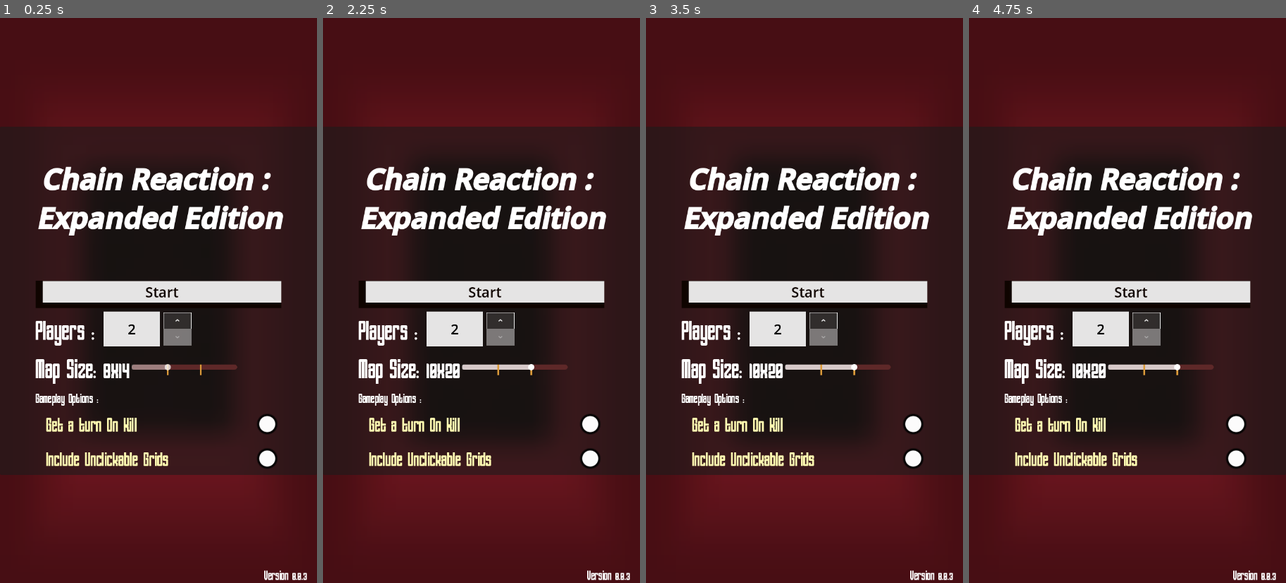
Above: before the commit, frames 1-4 (left to right).
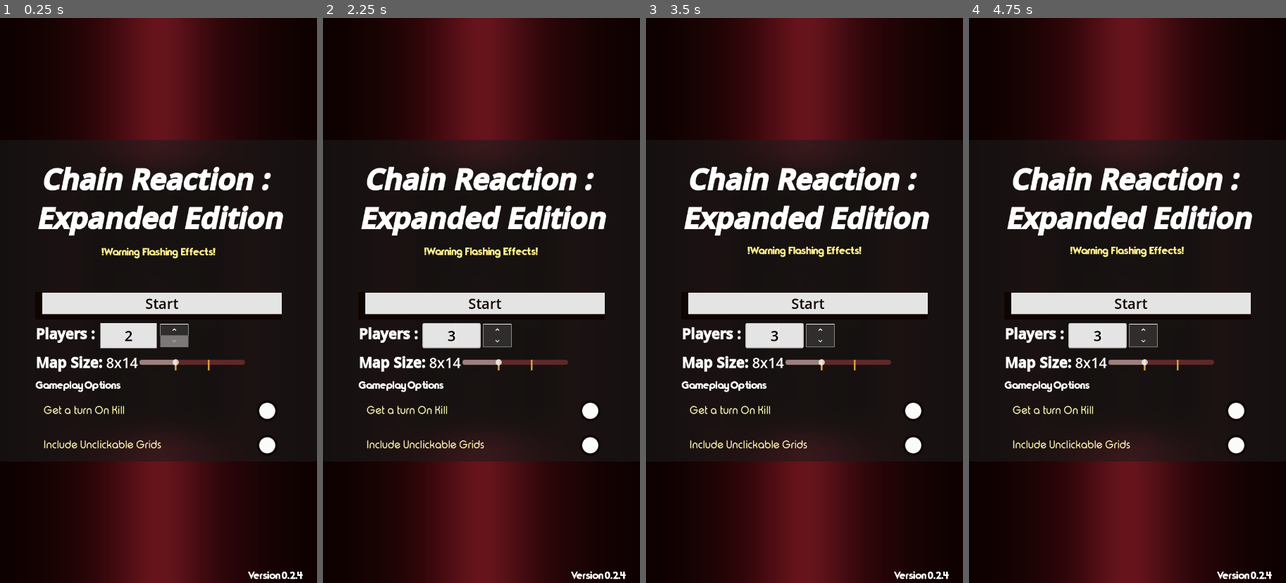
Above: after the commit, the same moments.

Repository: Meansofa/GodotPresets
Game: Godot game, scene res://main.tscn
Same seed, same stepped clock (60 frames per second), same inputs: the game is played once before the commit and once after it. The engine's default icon, where the game draws it, is replaced by a stand-in: a white triangle on a blue panel in a dark square. Sound files missing from this copy of the repository are replaced by a short silence.
Inputs (mouse positions are in pixels of both pictures, inside the frame that each line leads up to):
- Up to frame 1 (0.25 s): no input
- Up to frame 2 (2.25 s): click (510, 328) at 0.5 s; click (510, 345) at 1.27 s; click (510, 368) at 2.02 s
- Up to frame 3 (3.5 s): click (741, 164) at 2.77 s
- Up to frame 4 (4.75 s): click (1190, 164) at 3.52 s; click (1076, 164) at 4.27 s

The runs differ from the first frame. In frame 1, 48% of the frame differs, in the area x 0-100%, y 0-100%; in frame 2, 50%; in frame 3, 50%; in frame 4, 50%.

Commit message:
Fixed flashing effects, added warning, fixed button to be on safe zone

Diff:
--- /dev/null
+++ b/Assets/RichTextEffects/colormod.gd
@@ -0,0 +1,19 @@
+@tool
+extends RichTextEffect
+class_name colormod
+
+
+# Syntax: [colormod pow][/colormod]
+var bbcode = "colormod"
+
+
+func _process_custom_fx(char_fx):
+	var t = smoothstep(0.3, 0.6, sin(char_fx.elapsed_time * 4.0) * .5 + .5)
+	char_fx.color = lerp(char_fx.color, Color(121/255.0, 87/255.0, 87/255.0, 1), t)
+
+#	char_fx.color.a -= RandUtil.noise(char_fx.elapsed_time * 8.0) * .5# sin(char_fx.elapsed_time * 16.0) * .5 + .5
+#	var hsv = ColorUtil.color_to_hsv(char_fx.color)
+#	hsv[0] += sin(char_fx.elapsed_time * 4.0) * .1
+#	hsv[2] = sin(char_fx.elapsed_time * 8.0)
+#	char_fx.color = char_fx.color.from_hsv(hsv[0], hsv[1], hsv[2], char_fx.color.a)
+	return true
--- /dev/null
+++ b/Assets/RichTextEffects/heart.gd
@@ -0,0 +1,26 @@
+@tool
+extends RichTextEffect
+class_name heart
+
+# Syntax: [heart scale=1.0 freq=8.0][/heart]
+var bbcode = "heart" #how it's going to be instantiated
+
+const HEART = "♡"
+const TO_CHANGE = ["o", "O", "a", "A"]
+
+func _process_custom_fx(char_fx):
+	var scale:float = char_fx.env.get("scale", 10.0) #wave
+	var freq:float = char_fx.env.get("freq", 2.0) #speed
+	var jump_height:float = 4.0
+
+	var x =  char_fx.relative_index / scale - char_fx.elapsed_time * freq
+	var t = abs(cos(x)) * max(0.0, smoothstep(0.712, 0.99, sin(x))) * 2.5; #alpha
+	char_fx.color = lerp(char_fx.color, lerp(Color(219/255.0, 181/255.0, 181/255.0, 1), Color(2559/255.0, 181/255.0, 255/255.0, 1), t), t) # color mode
+	char_fx.offset.y -= t * jump_height # jumping
+
+	#var c = char_fx
+	#if char_fx.offset.y < -1.0:
+		#if char_fx in TO_CHANGE:
+			#char_fx = HEART
+
+	return true
--- /dev/null
+++ b/Assets/RichTextEffects/jump.gd
@@ -0,0 +1,23 @@
+@tool
+extends RichTextEffect
+class_name jump
+
+# Syntax: [jump angle=3.141][/jump]
+var bbcode = "jump"
+
+const SPLITTERS = [" ", ".", ","]
+
+var _w_char = 0
+var _last = 999
+
+
+func _process_custom_fx(char_fx):
+	if char_fx.relative_index < _last or char_fx in SPLITTERS:
+		_w_char = char_fx.relative_index
+
+	_last = char_fx.relative_index
+	var t = abs(sin(char_fx.elapsed_time * 8.0 + _w_char * PI * .025)) * 4.0
+	var angle = deg_to_rad(char_fx.env.get("angle", 0))
+	char_fx.offset.x += sin(angle) * t
+	char_fx.offset.y += cos(angle) * t
+	return true
--- /dev/null
+++ b/Assets/RichTextEffects/nervous.gd
@@ -0,0 +1,28 @@
+@tool
+extends RichTextEffect
+class_name nervous
+
+# Syntax: [nervous scale=1.0 freq=8.0][/nervous]
+var bbcode = "nervous"
+
+const SPLITTERS = [" ", ".", ",", "-"]
+
+var _word = 0.0
+
+
+func _process_custom_fx(char_fx):
+	if char_fx.relative_index == 0:
+		_word = 0
+
+	var scale:float = char_fx.env.get("scale", 1.0)
+	var freq:float = char_fx.env.get("freq", 8.0)
+
+	if char_fx in SPLITTERS:
+		_word += 1
+
+	var s = fmod((_word + char_fx.elapsed_time) * PI * 1.25, PI * 2.0)
+	var p = sin(char_fx.elapsed_time * freq)
+	char_fx.offset.x += sin(s) * p * scale
+	char_fx.offset.y += cos(s) * p * scale
+
+	return true
--- a/Themes/MainMenu.tres
+++ b/Themes/MainMenu.tres
@@ -1,6 +1,7 @@
-[gd_resource type="Theme" load_steps=19 format=3 uid="uid://ccjkt4x566cc"]
+[gd_resource type="Theme" load_steps=20 format=3 uid="uid://ccjkt4x566cc"]
 
-[ext_resource type="FontFile" uid="uid://bqmr8sd7u3rea" path="res://Themes/ATOMIC__.TTF" id="1_ts4dj"]
+[ext_resource type="FontFile" uid="uid://c4ni8qcqp7wdp" path="res://Themes/Typo_Round_Regular_Demo.otf" id="1_i5fhn"]
+[ext_resource type="FontFile" uid="uid://dsdh6777l0q8e" path="res://Themes/TypoGraphica_demo.otf" id="2_fm7i0"]
 
 [sub_resource type="StyleBoxFlat" id="StyleBoxFlat_4c57u"]
 bg_color = Color(0.898039, 0.894118, 0.894118, 1)
@@ -17,13 +18,15 @@
 border_width_top = 1
 border_width_bottom = 12
 border_color = Color(0.0588235, 0.0156863, 0, 1)
+expand_margin_left = 1.0
 expand_margin_top = 2.0
+expand_margin_right = 1.0
 expand_margin_bottom = 2.0
 
 [sub_resource type="Gradient" id="Gradient_i5fhn"]
 interpolation_mode = 2
 offsets = PackedFloat32Array(0.31875, 0.575, 0.71875, 0.85, 0.89375, 1)
-colors = PackedColorArray(0.24, 0.8, 0.417333, 1, 0.078, 0.26, 0.135633, 1, 1, 1, 1, 1, 0, 0, 0, 0.92549, 0, 0, 0, 0.847059, 0, 0, 0, 0)
+colors = PackedColorArray(0.24, 0.8, 0.417333, 1, 0.078, 0.26, 0.135633, 1, 1, 1, 1, 1, 0.0588235, 0.0156863, 0, 1, 0.0588235, 0.0156863, 0, 1, 0, 0, 0, 0)
 
 [sub_resource type="GradientTexture2D" id="GradientTexture2D_fm7i0"]
 gradient = SubResource("Gradient_i5fhn")
@@ -33,7 +36,7 @@
 
 [sub_resource type="Gradient" id="Gradient_0v71m"]
 offsets = PackedFloat32Array(0.54375, 0.7125, 0.78125, 0.89375, 1)
-colors = PackedColorArray(1, 1, 1, 0.987891, 1, 1, 1, 1, 0, 0, 0, 0.92549, 0, 0, 0, 0.847059, 0, 0, 0, 0)
+colors = PackedColorArray(1, 1, 1, 0.987891, 1, 1, 1, 1, 0.0588235, 0.0156863, 0, 1, 0.0588235, 0.0156863, 0, 1, 0, 0, 0, 0)
 
 [sub_resource type="GradientTexture2D" id="GradientTexture2D_m06r6"]
 gradient = SubResource("Gradient_0v71m")
@@ -114,8 +117,8 @@
 CheckButton/colors/font_color = Color(1, 0.985, 0.7, 1)
 CheckButton/colors/font_pressed_color = Color(0.52, 1, 0.576, 1)
 CheckButton/constants/align_to_largest_stylebox = 1
-CheckButton/font_sizes/font_size = 48
-CheckButton/fonts/font = ExtResource("1_ts4dj")
+CheckButton/font_sizes/font_size = 24
+CheckButton/fonts/font = ExtResource("1_i5fhn")
 CheckButton/icons/checked = SubResource("GradientTexture2D_fm7i0")
 CheckButton/icons/unchecked = SubResource("GradientTexture2D_m06r6")
 CheckButton/styles/focus = SubResource("StyleBoxFlat_fm7i0")
@@ -127,12 +130,12 @@
 LineEdit/font_sizes/font_size = 32
 LineEdit/styles/normal = SubResource("StyleBoxFlat_h0eky")
 PanelContainer/styles/panel = null
+RichTextLabel/font_sizes/bold_font_size = 32
 RichTextLabel/font_sizes/bold_italics_font_size = 64
-RichTextLabel/font_sizes/italics_font_size = 32
-RichTextLabel/font_sizes/normal_font_size = 64
+RichTextLabel/font_sizes/italics_font_size = 24
+RichTextLabel/font_sizes/normal_font_size = 32
 RichTextLabel/fonts/bold_italics_font = null
-RichTextLabel/fonts/italics_font = ExtResource("1_ts4dj")
-RichTextLabel/fonts/normal_font = ExtResource("1_ts4dj")
+RichTextLabel/fonts/italics_font = ExtResource("2_fm7i0")
 SpinBox/colors/down_hover_icon_modulate = Color(0.95, 0, 0, 1)
 SpinBox/colors/down_pressed_icon_modulate = Color(0.95, 0, 0, 1)
 SpinBox/colors/up_hover_icon_modulate = Color(0.94902, 0.0862745, 0.0862745, 1)
--- a/main.tscn
+++ b/main.tscn
@@ -6,9 +6,12 @@
 [ext_resource type="Script" uid="uid://bxahqirdiwl02" path="res://Scripts/Map.gd" id="4_0b7oy"]
 [ext_resource type="Theme" uid="uid://ccjkt4x566cc" path="res://Themes/MainMenu.tres" id="5_vutah"]
 [ext_resource type="PackedScene" uid="uid://cs86oyinomu1d" path="res://Scenes/player_1.tscn" id="6_5gkat"]
+[ext_resource type="Script" uid="uid://cprv6mt8nbod" path="res://Assets/RichTextEffects/colormod.gd" id="9_4c57u"]
 [ext_resource type="AudioStream" uid="uid://cntads1w7sujf" path="res://Assets/SFX/button_click.wav" id="10_4c57u"]
+[ext_resource type="Script" uid="uid://yry8dl416l7v" path="res://Assets/RichTextEffects/jump.gd" id="10_dg77c"]
 [ext_resource type="Material" uid="uid://ce0u4cwfdklkn" path="res://Themes/BackgroundBlur.tres" id="10_tt22l"]
 [ext_resource type="Texture2D" uid="uid://63i4gcnvsn7h" path="res://icon.svg" id="11_gi1ht"]
+[ext_resource type="Script" uid="uid://dbqffhoplkjf1" path="res://Assets/RichTextEffects/nervous.gd" id="11_ycdy4"]
 
 [sub_resource type="TileSetScenesCollectionSource" id="TileSetScenesCollectionSource_qb3a6"]
 resource_name = "Spawner"
@@ -173,6 +176,18 @@
 	GameState.emit_signal(\"restart\")
 "
 
+[sub_resource type="RichTextEffect" id="RichTextEffect_efxa6"]
+script = ExtResource("9_4c57u")
+metadata/_custom_type_script = "uid://cprv6mt8nbod"
+
+[sub_resource type="RichTextEffect" id="RichTextEffect_w48qg"]
+script = ExtResource("10_dg77c")
+metadata/_custom_type_script = "uid://yry8dl416l7v"
+
+[sub_resource type="RichTextEffect" id="RichTextEffect_vivmo"]
+script = ExtResource("11_ycdy4")
+metadata/_custom_type_script = "uid://dbqffhoplkjf1"
+
 [sub_resource type="GDScript" id="GDScript_qpbas"]
 resource_name = "StartButton"
 script/source = "extends Button
@@ -217,7 +232,7 @@
 	%SpawnersLayer.connect(\"map_size_changed\", _change_text)
 
 func _change_text(columns : int, rows : int):
-	text = \"Map Size: \" + str(columns) + \"x\" + str(rows)
+	text = \"[b]Map Size: [/b]\" + str(columns) + \"x\" + str(rows)
 "
 
 [sub_resource type="GDScript" id="GDScript_6iiwh"]
@@ -384,12 +399,12 @@
 shader = SubResource("Shader_v2yx8")
 shader_parameter/Shift_Hue = 0.0
 
-[sub_resource type="Gradient" id="Gradient_0ivtn"]
-offsets = PackedFloat32Array(0, 0.473684, 0.901316)
-colors = PackedColorArray(0.8, 0.16, 0.224, 1, 0.636364, 0.127273, 0.178182, 1, 0.4, 0.08, 0.112, 1)
-
-[sub_resource type="GradientTexture2D" id="GradientTexture2D_l8sjq"]
-gradient = SubResource("Gradient_0ivtn")
+[sub_resource type="Gradient" id="Gradient_4c57u"]
+offsets = PackedFloat32Array(0, 0.381579, 0.769737, 1)
+colors = PackedColorArray(0.8, 0.16, 0.224, 1, 0.636364, 0.127273, 0.178182, 1, 0.216058, 0.0267665, 0.0444539, 1, 0.13, 0.0156, 0.0175066, 1)
+
+[sub_resource type="GradientTexture2D" id="GradientTexture2D_efxa6"]
+gradient = SubResource("Gradient_4c57u")
 fill = 2
 fill_from = Vector2(0.5, 0.526316)
 fill_to = Vector2(1, 0.5)
@@ -428,6 +443,17 @@
 	material = null
 "
 
+[sub_resource type="Gradient" id="Gradient_kek77"]
+offsets = PackedFloat32Array(0, 0.15, 0.3, 0.5, 0.7, 0.85, 1)
+colors = PackedColorArray(0.0705882, 0.00784314, 0.00784314, 1, 0.129412, 0.0156863, 0.0156863, 1, 0.25098, 0.0313726, 0.0509804, 1, 0.636364, 0.127273, 0.178182, 1, 0.25, 0.03, 0.052, 1, 0.13, 0.0156, 0.0175066, 1, 0.07, 0.0084, 0.00942665, 1)
+
+[sub_resource type="GradientTexture2D" id="GradientTexture2D_4c57u"]
+gradient = SubResource("Gradient_kek77")
+fill_from = Vector2(0, 0.5)
+fill_to = Vector2(1, 0.5)
+metadata/_snap_enabled = true
+metadata/_snap_count = 38
+
 [sub_resource type="GDScript" id="GDScript_efxa6"]
 resource_name = "Group  SFX Button"
 script/source = "extends AudioStreamPlayer
@@ -540,14 +566,16 @@
 anchor_top = 1.0
 anchor_right = 1.0
 anchor_bottom = 1.0
-offset_left = -143.0
-offset_top = -23.0
+offset_left = -188.0
+offset_top = -34.0
 grow_horizontal = 0
 grow_vertical = 0
 bbcode_enabled = true
-text = "[center][i]Version 0.0.3"
+text = "[center][i]Version 0.2.4
+"
 fit_content = true
 autowrap_mode = 0
+vertical_alignment = 2
 
 [node name="MuteButton" type="Button" parent="UI Canvas/Main_Control/UI" node_paths=PackedStringArray("mute_icon") groups=["Buttons"]]
 layout_mode = 1
@@ -611,11 +639,22 @@
 text = "
 [center][b][i]Chain Reaction :
 Expanded Edition
-
 "
 fit_content = true
 autowrap_mode = 0
 
+[node name="Warning" type="RichTextLabel" parent="UI Canvas/Main_Control/MainMenu/PanelContainer/CenterContainer/Components"]
+clip_contents = false
+layout_mode = 2
+bbcode_enabled = true
+text = "[center][nervous][jump][i][color=#FFEE8C]!Warning  Flashing  Effects!
+
+
+"
+fit_content = true
+autowrap_mode = 0
+custom_effects = [SubResource("RichTextEffect_efxa6"), SubResource("RichTextEffect_w48qg"), SubResource("RichTextEffect_vivmo")]
+
 [node name="Start" type="Button" parent="UI Canvas/Main_Control/MainMenu/PanelContainer/CenterContainer/Components" groups=["Buttons"]]
 layout_mode = 2
 mouse_default_cursor_shape = 2
@@ -629,7 +668,7 @@
 [node name="RichTextLabel" type="RichTextLabel" parent="UI Canvas/Main_Control/MainMenu/PanelContainer/CenterContainer/Components/Player_Count"]
 layout_mode = 2
 bbcode_enabled = true
-text = "Players : "
+text = "[b]Players : "
 fit_content = true
 autowrap_mode = 0
 
@@ -649,7 +688,7 @@
 size_flags_horizontal = 4
 size_flags_vertical = 4
 bbcode_enabled = true
-text = "Map Size :"
+text = "[b]Map Size :"
 fit_content = true
 autowrap_mode = 0
 script = SubResource("GDScript_f85ls")
@@ -729,6 +768,7 @@
 offset_bottom = 40.0
 grow_horizontal = 2
 grow_vertical = 2
+theme = ExtResource("5_vutah")
 script = SubResource("GDScript_jgltk")
 
 [node name="VBoxContainer" type="VBoxContainer" parent="UI Canvas/Main_Control/WinnerPanel"]
@@ -741,7 +781,6 @@
 layout_mode = 2
 size_flags_horizontal = 4
 size_flags_vertical = 4
-theme_override_font_sizes/bold_italics_font_size = 32
 bbcode_enabled = true
 text = "[center][b][i]Winner!"
 fit_content = true
@@ -753,7 +792,7 @@
 size_flags_horizontal = 4
 size_flags_vertical = 4
 mouse_default_cursor_shape = 2
-text = "Restart?"
+text = " Restart? "
 script = SubResource("GDScript_s8lf3")
 
 [node name="In_Game_UI" type="Control" parent="UI Canvas"]
@@ -772,7 +811,7 @@
 layout_mode = 1
 anchors_preset = 10
 anchor_right = 1.0
-offset_bottom = 36.0
+offset_bottom = 86.0
 grow_horizontal = 2
 theme = ExtResource("5_vutah")
 
@@ -792,6 +831,7 @@
 
 [node name="AspectRatioContainer" type="AspectRatioContainer" parent="UI Canvas/In_Game_UI/North"]
 layout_mode = 2
+size_flags_vertical = 8
 alignment_horizontal = 0
 
 [node name="RestartButton" type="Button" parent="UI Canvas/In_Game_UI/North/AspectRatioContainer" groups=["Buttons"]]
@@ -829,16 +869,28 @@
 script = SubResource("GDScript_4c57u")
 
 [node name="Background" type="CanvasLayer" parent="."]
-layer = -1
+layer = -100
 
 [node name="BackgroundColor" type="TextureRect" parent="Background"]
+visible = false
 material = SubResource("ShaderMaterial_anmme")
 anchors_preset = 15
 anchor_right = 1.0
 anchor_bottom = 1.0
 grow_horizontal = 2
 grow_vertical = 2
-texture = SubResource("GradientTexture2D_l8sjq")
+texture = SubResource("GradientTexture2D_efxa6")
+script = SubResource("GDScript_v1lwo")
+metadata/_edit_lock_ = true
+
+[node name="BackgroundColor2" type="TextureRect" parent="Background"]
+material = SubResource("ShaderMaterial_anmme")
+anchors_preset = 15
+anchor_right = 1.0
+anchor_bottom = 1.0
+grow_horizontal = 2
+grow_vertical = 2
+texture = SubResource("GradientTexture2D_4c57u")
 script = SubResource("GDScript_v1lwo")
 metadata/_edit_lock_ = true
 
@@ -849,17 +901,6 @@
 script = SubResource("GDScript_efxa6")
 
 [connection signal="pressed" from="SpawnersLayer/Cell_spawner" to="SpawnersLayer/Cell_spawner" method="_on_pressed"]
-[connection signal="pressed" from="SpawnersLayer/@Button@21836" to="SpawnersLayer/@Button@21836" method="_on_pressed"]
-[connection signal="pressed" from="SpawnersLayer/@Button@21837" to="SpawnersLayer/@Button@21837" method="_on_pressed"]
-[connection signal="pressed" from="SpawnersLayer/@Button@21838" to="SpawnersLayer/@Button@21838" method="_on_pressed"]
-[connection signal="pressed" from="SpawnersLayer/@Button@21839" to="SpawnersLayer/@Button@21839" method="_on_pressed"]
-[connection signal="pressed" from="SpawnersLayer/@Button@21840" to="SpawnersLayer/@Button@21840" method="_on_pressed"]
-[connection signal="pressed" from="SpawnersLayer/@Button@21841" to="SpawnersLayer/@Button@21841" method="_on_pressed"]
-[connection signal="pressed" from="SpawnersLayer/@Button@21842" to="SpawnersLayer/@Button@21842" method="_on_pressed"]
-[connection signal="pressed" from="SpawnersLayer/@Button@21843" to="SpawnersLayer/@Button@21843" method="_on_pressed"]
-[connection signal="pressed" from="SpawnersLayer/@Button@21844" to="SpawnersLayer/@Button@21844" method="_on_pressed"]
-[connection signal="pressed" from="SpawnersLayer/@Button@21845" to="SpawnersLayer/@Button@21845" method="_on_pressed"]
-[connection signal="pressed" from="SpawnersLayer/@Button@21846" to="SpawnersLayer/@Button@21846" method="_on_pressed"]
 [connection signal="pressed" from="SpawnersLayer/@Button@21847" to="SpawnersLayer/@Button@21847" method="_on_pressed"]
 [connection signal="pressed" from="SpawnersLayer/@Button@21848" to="SpawnersLayer/@Button@21848" method="_on_pressed"]
 [connection signal="pressed" from="SpawnersLayer/@Button@21849" to="SpawnersLayer/@Button@21849" method="_on_pressed"]
@@ -898,6 +939,17 @@
 [connection signal="pressed" from="SpawnersLayer/@Button@21882" to="SpawnersLayer/@Button@21882" method="_on_pressed"]
 [connection signal="pressed" from="SpawnersLayer/@Button@21883" to="SpawnersLayer/@Button@21883" method="_on_pressed"]
 [connection signal="pressed" from="SpawnersLayer/@Button@21884" to="SpawnersLayer/@Button@21884" method="_on_pressed"]
+[connection signal="pressed" from="SpawnersLayer/@Button@21885" to="SpawnersLayer/@Button@21885" method="_on_pressed"]
+[connection signal="pressed" from="SpawnersLayer/@Button@21886" to="SpawnersLayer/@Button@21886" method="_on_pressed"]
+[connection signal="pressed" from="SpawnersLayer/@Button@21887" to="SpawnersLayer/@Button@21887" method="_on_pressed"]
+[connection signal="pressed" from="SpawnersLayer/@Button@21888" to="SpawnersLayer/@Button@21888" method="_on_pressed"]
+[connection signal="pressed" from="SpawnersLayer/@Button@21889" to="SpawnersLayer/@Button@21889" method="_on_pressed"]
+[connection signal="pressed" from="SpawnersLayer/@Button@21890" to="SpawnersLayer/@Button@21890" method="_on_pressed"]
+[connection signal="pressed" from="SpawnersLayer/@Button@21891" to="SpawnersLayer/@Button@21891" method="_on_pressed"]
+[connection signal="pressed" from="SpawnersLayer/@Button@21892" to="SpawnersLayer/@Button@21892" method="_on_pressed"]
+[connection signal="pressed" from="SpawnersLayer/@Button@21893" to="SpawnersLayer/@Button@21893" method="_on_pressed"]
+[connection signal="pressed" from="SpawnersLayer/@Button@21894" to="SpawnersLayer/@Button@21894" method="_on_pressed"]
+[connection signal="pressed" from="SpawnersLayer/@Button@21895" to="SpawnersLayer/@Button@21895" method="_on_pressed"]
 [connection signal="pressed" from="UI Canvas/Main_Control/UI/MuteButton" to="UI Canvas/Main_Control/UI/MuteButton" method="_on_pressed"]
 [connection signal="visibility_changed" from="UI Canvas/Main_Control/MainMenu" to="ZoomCamera" method="_on_main_menu_visibility_changed"]
 [connection signal="visibility_changed" from="UI Canvas/Main_Control/MainMenu" to="UI Canvas/Main_Control/LOD" method="_on_title_screen_visibility_changed"]
--- a/project.godot
+++ b/project.godot
@@ -15,8 +15,8 @@
 config/version="0.0.3"
 run/main_scene="res://main.tscn"
 config/features=PackedStringArray("4.4", "GL Compatibility")
-boot_splash/bg_color=Color(0.0588235, 0.0156863, 0, 1)
-boot_splash/image="uid://bmw15b42dc46g"
+boot_splash/bg_color=Color(0.00392157, 0, 0, 1)
+boot_splash/image="uid://i7yo1j8dpows"
 config/icon="uid://bmw15b42dc46g"
 
 [autoload]
Binary file added: Assets/Icons/Cover (1).png
Not shown, added: Assets/Icons/Cover (1).png.import
Binary file added: Assets/Icons/Cover (2).png
Not shown, added: Assets/Icons/Cover (2).png.import
Binary file added: Assets/Icons/MeMow.png
Not shown, added: Assets/Icons/MeMow.png.import
Binary file added: Assets/Icons/SplashArt.png
Not shown, added: Assets/Icons/SplashArt.png.import
Not shown, added: Assets/RichTextEffects/colormod.gd.uid
Not shown, added: Assets/RichTextEffects/heart.gd.uid
Not shown, added: Assets/RichTextEffects/jump.gd.uid
Not shown, added: Assets/RichTextEffects/nervous.gd.uid
(and 8 more such lines)
